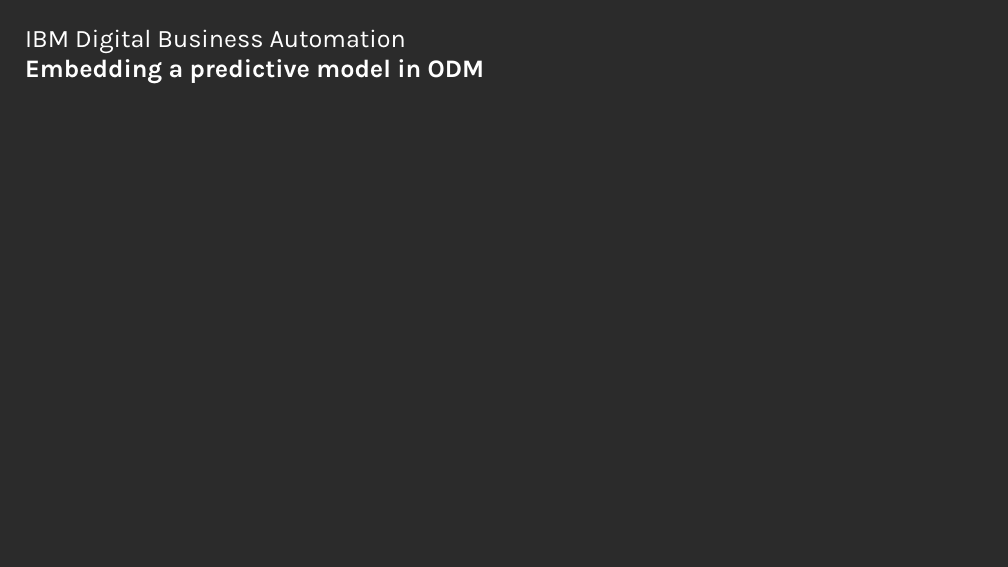
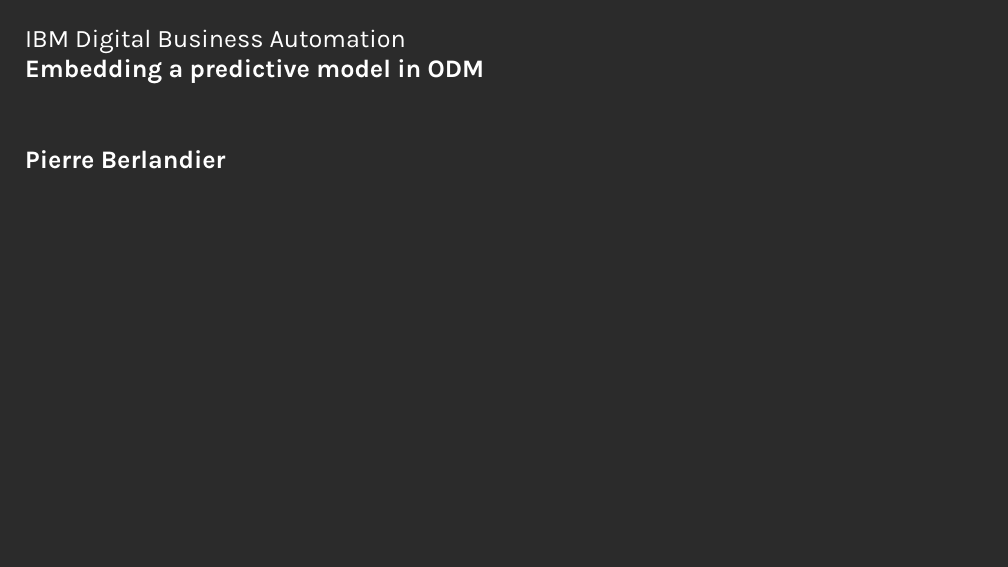
Before and after one commit to pberlandier/odm-with-pmml, a slide deck: slide 1 of docs/Decisions with ODM and Predictive Model.pptx. Drawn at 1008x567 pixels with LibreOffice and Linux fonts; fonts in the diff are those of the drawing; background and template pictures are left out; a plain dark background stands for a picture behind light text. Boxes give left, top, right and bottom in pixels: in the first picture for what was removed or moved away, otherwise in the second. Text is boxed around its words. In the diff, an @@ line names an element or a change of style, - is before the commit and + after.

```diff
--- a/docs/Decisions with ODM and Predictive Model.pptx
+++ b/docs/Decisions with ODM and Predictive Model.pptx
@@ title at box(25, 29, 484, 169): text changed @@
-IBM Digital Business Automation
-Embedding a predictive model in ODM
+IBM Digital Business Automation
+Embedding a predictive model in ODM
+Pierre Berlandier
```
